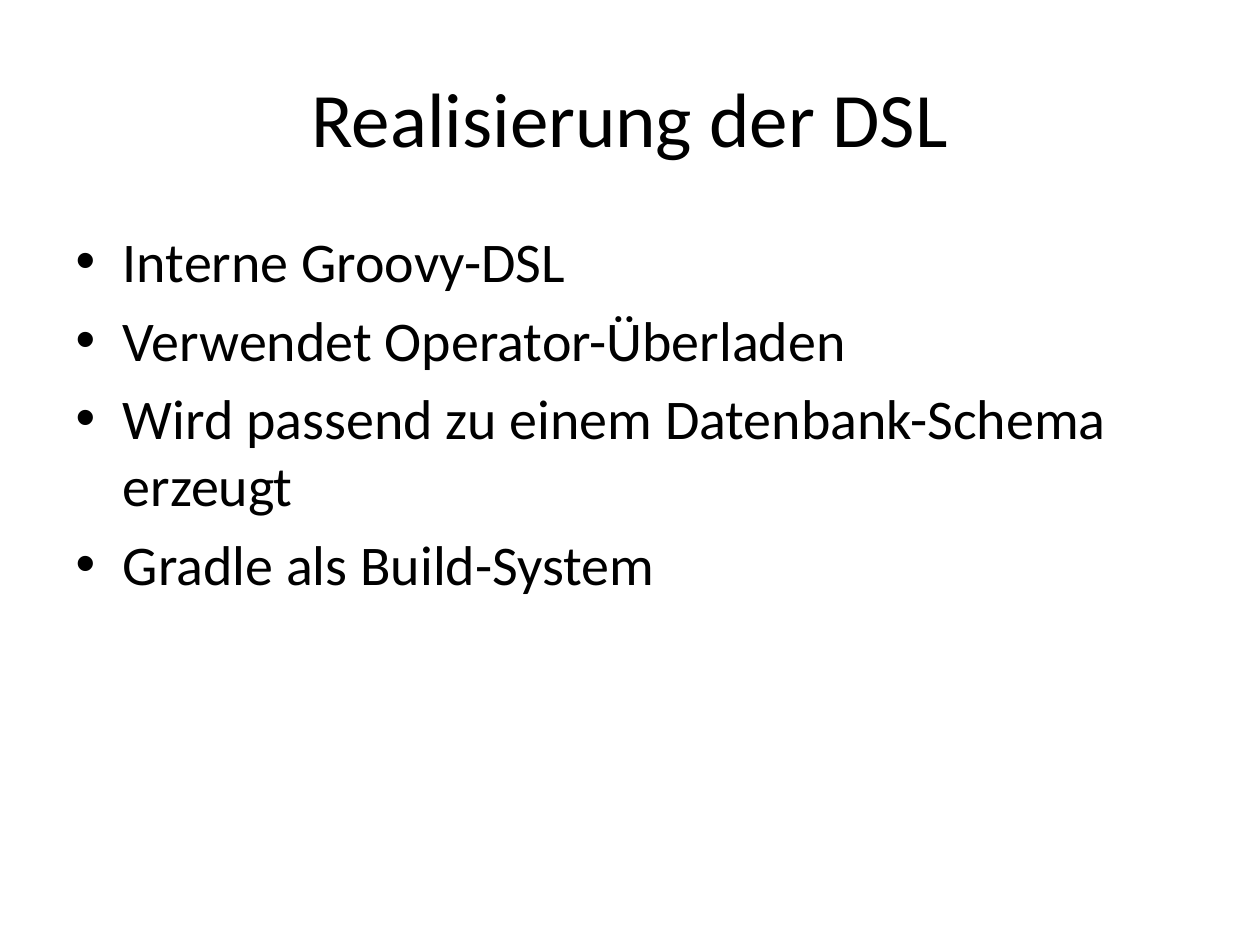
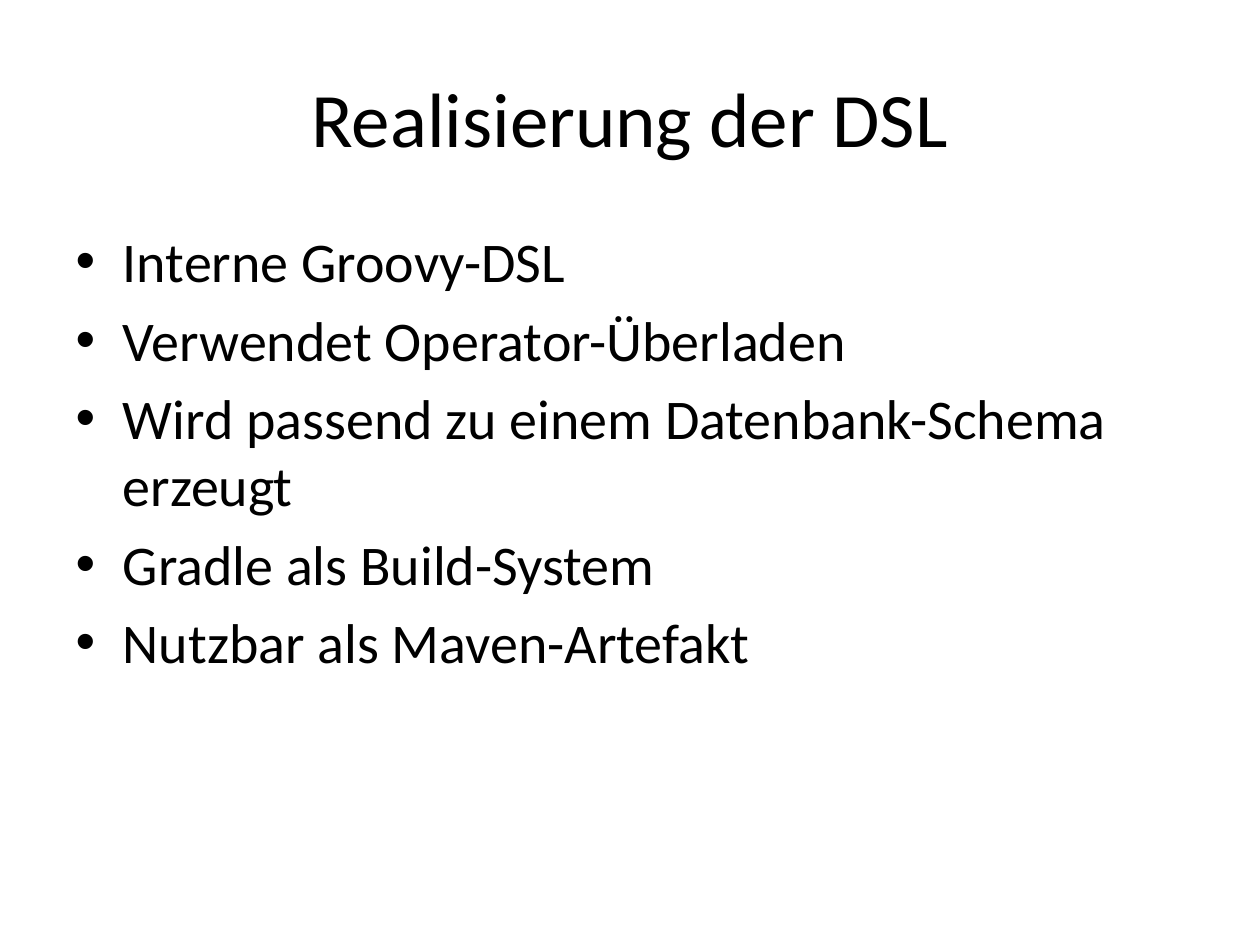
Before and after one commit to seerhein-lab/testdata-dsl, a slide deck: slide 13 of documentation/seitenbau/praesentation.pptx. Drawn at 1260x945 pixels with LibreOffice and Linux fonts; fonts in the diff are those of the drawing. Boxes give left, top, right and bottom in pixels: in the first picture for what was removed or moved away, otherwise in the second. Text is boxed around its words. In the diff, an @@ line names an element or a change of style, - is before the commit and + after.

```diff
--- a/documentation/seitenbau/praesentation.pptx
+++ b/documentation/seitenbau/praesentation.pptx
@@ text at [123, 624, 749, 664]: paragraph added @@
+• Nutzbar als Maven-Artefakt
```
Also in this commit, not shown: 11 other slides changed, 1 slide added, 1 slide removed.
